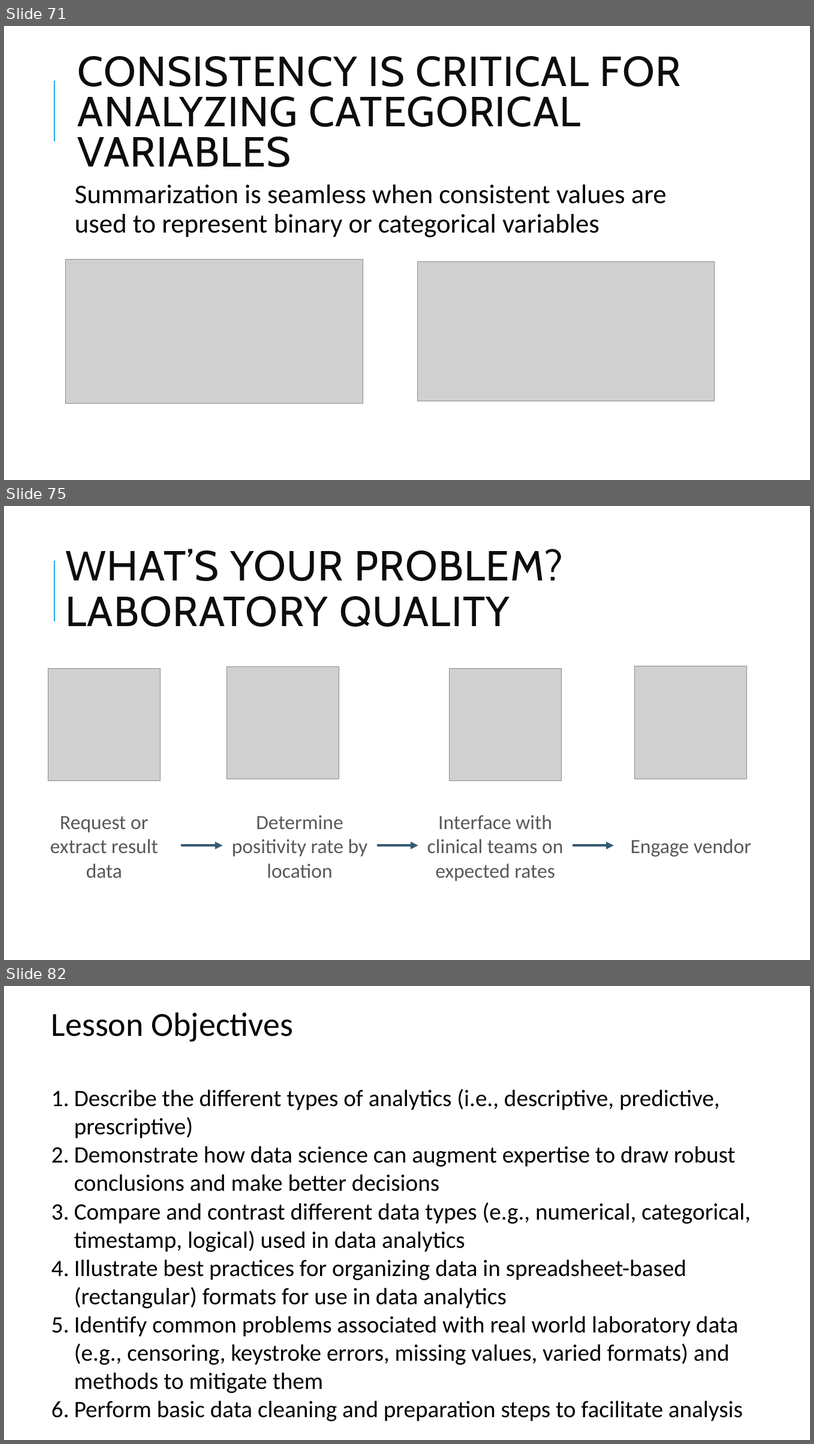
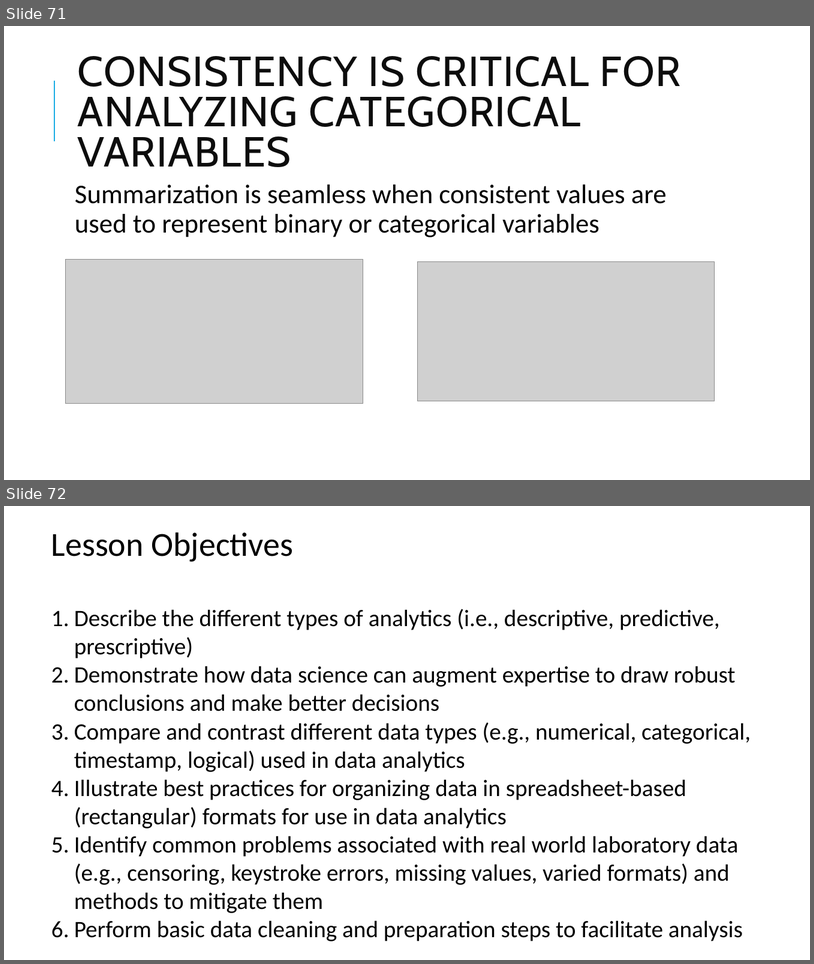
Before and after one commit to pcmathias/MSACL-data-literacy, a slide deck: updates_2026/presentations/Module 1 Slides.pptx. Shown one above the other, each under a label of ours: slides 71, 75 and 82 before the commit, slides 71 and 72 after it; the slides between them are not shown. The pictures are 814x1444 and 814x964 pixels, drawn with LibreOffice and Linux fonts; fonts in the diff are those of the drawing; grey boxes stand for pictures; background and template pictures are left out. Boxes give left, top, right and bottom in pixels: in the first picture for what was removed or moved away, otherwise in the second. Text is boxed around its words. In the diff, an @@ line names an element or a change of style, - is before the commit and + after.

```diff
--- a/updates_2026/presentations/Module 1 Slides.pptx
+++ b/updates_2026/presentations/Module 1 Slides.pptx
@@ slide 75 removed at (x1=4, y1=506, x2=810, y2=960), background #FFFFFF; not listed: 1 template element that a slide beside it also shows @@
@@ title removed at (x1=65, y1=549, x2=563, y2=627) @@
-WHAT’S YOUR PROBLEM? LABORATORY QUALITY
@@ picture removed at (x1=227, y1=666, x2=339, y2=778) @@
@@ picture removed at (x1=635, y1=666, x2=747, y2=779) @@
@@ picture removed at (x1=48, y1=669, x2=160, y2=781) @@
@@ picture removed at (x1=449, y1=668, x2=562, y2=781) @@
@@ text removed at (x1=50, y1=816, x2=158, y2=877) @@
-Request or extract result data
@@ text removed at (x1=232, y1=815, x2=368, y2=877) @@
-Determine positivity rate by location
@@ text removed at (x1=428, y1=814, x2=563, y2=881) @@
-Interface with clinical teams on expected rates
@@ arrow removed from (181, 846) to (223, 846) @@
@@ arrow removed from (377, 846) to (419, 846) @@
@@ arrow removed from (573, 846) to (614, 846) @@
@@ text removed at (x1=631, y1=838, x2=752, y2=856) @@
-Engage vendor
@@ what was slide 82 is now slide 72 @@
```
Also in this commit, not shown: 9 other slides removed.
